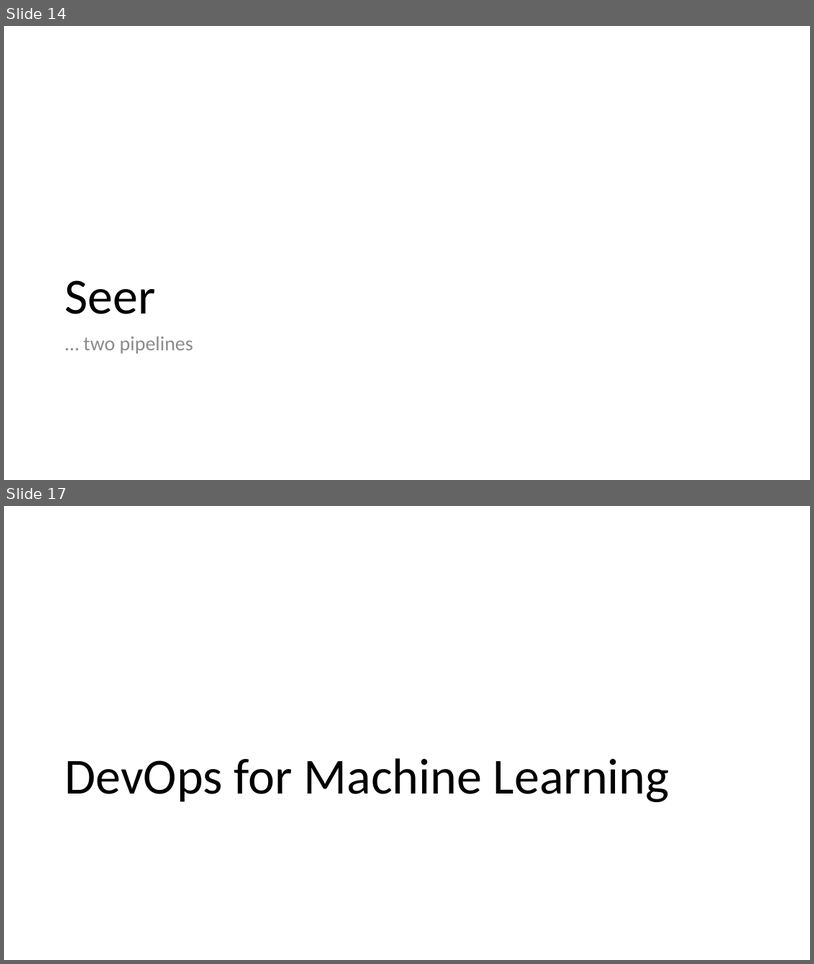
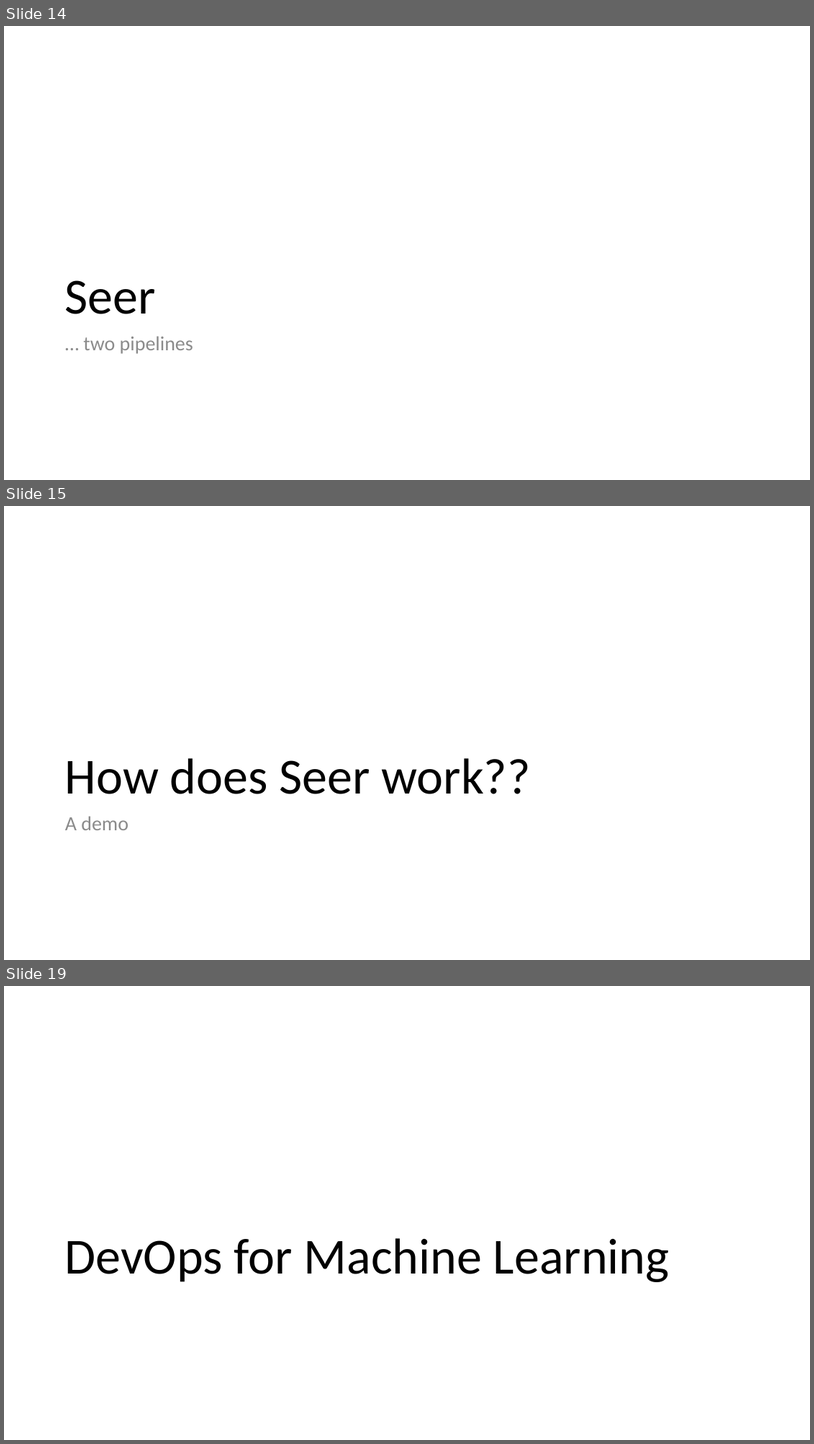
Before and after one commit to cloudscaleml/workshop, a slide deck: powerpoint/MLOps.pptx. Shown one above the other, each under a label of ours: slides 14 and 17 before the commit, slides 14, 15 and 19 after it; the slides between them are not shown. The pictures are 814x964 and 814x1444 pixels, drawn with LibreOffice and Linux fonts; fonts in the diff are those of the drawing. Boxes give left, top, right and bottom in pixels: in the first picture for what was removed or moved away, otherwise in the second. Text is boxed around its words. In the diff, an @@ line names an element or a change of style, - is before the commit and + after.

```diff
--- a/powerpoint/MLOps.pptx
+++ b/powerpoint/MLOps.pptx
@@ slide 15 added at box(4, 506, 810, 960), background #FFFFFF @@
@@ title added at box(65, 758, 530, 794), 60 pt, text #000000 @@
+How does Seer work??
@@ text added at box(65, 816, 129, 830), 24 pt, text #8C8C8C @@
+A demo
@@ what was slide 17 is now slide 19 @@
```
Also in this commit, not shown: 1 slide changed, 4 other slides added, 2 slides removed, 1 other file.
